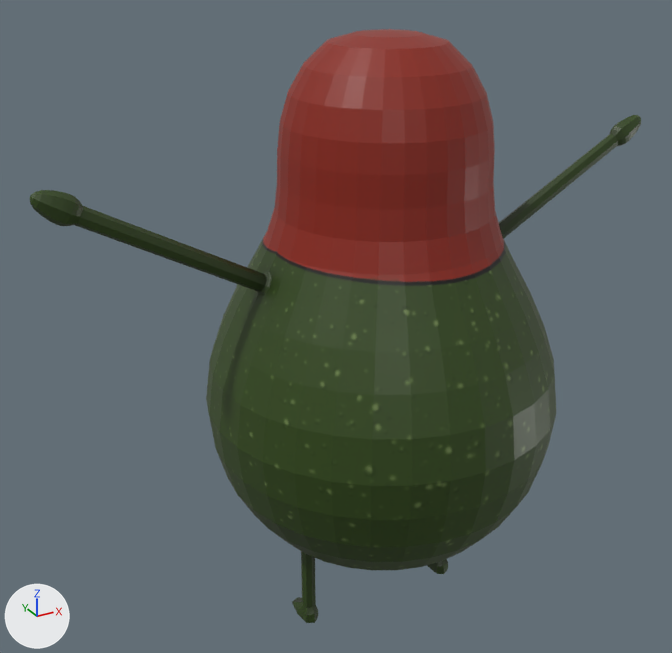
Two versions of the COLLADA model PepperJourney/Game.scnassets/characters/avocado/avocado.dae, one commit apart.
Camera for both pictures: a 50 mm camera at (-4.48, -7.2, 4.99) aimed at (-0.35, 0.29, 1.24). Arrows for +X, +Y and +Z are at lower left; the lights stay in place. Where no turn or scale is listed for an object, it has been applied to the vertices.
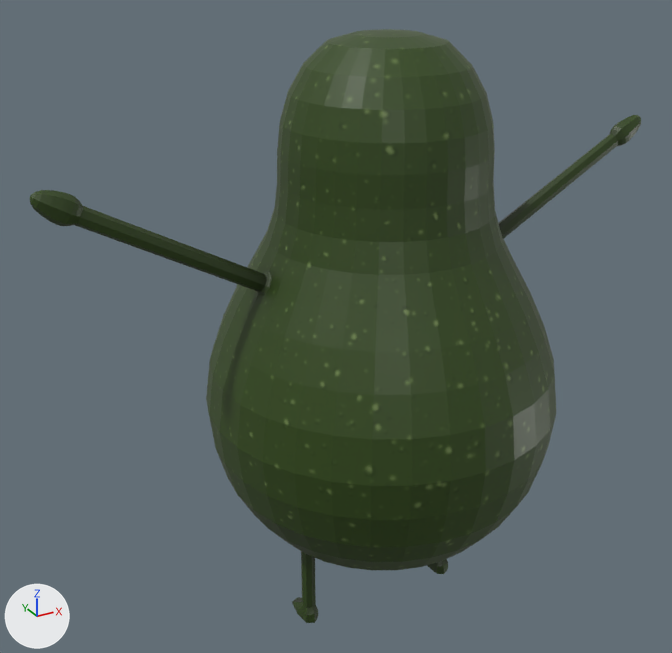
The edits, one by one:
Picture 'AbacatePrisioneiro.png' (img_abacateprisioneiro_png) is new.
Material 'PrisonerAvocado' (mat_prisoneravocado) is new.
Its texture is img_abacateprisioneiro_png.
Its roughness is 0.44.
me_circle has 1748 vertices, 3492 faces and spans x -3.19..3.19, y -1.76..1.76, z 0.01..6.09.
me_circle no longer uses material mat_material (picture img_abacatemascarado_png).
me_circle now uses material mat_prisoneravocado (picture img_abacateprisioneiro_png).

What differs and where, as boxes [x1, y1, x2, y2] in the pictures (672 x 653 px):
'Circle', recoloured (red to green): [260, 29, 506, 288] in both
